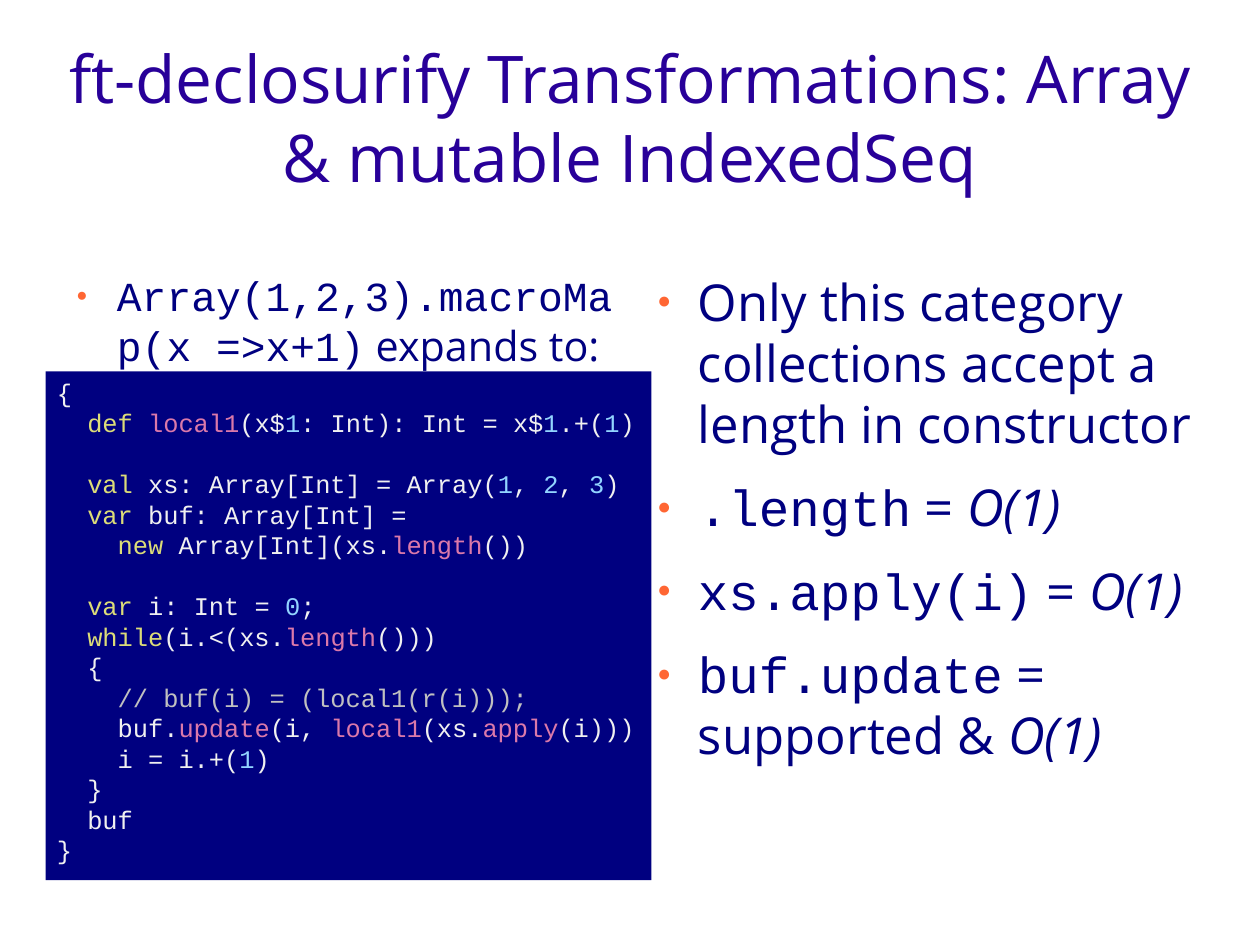
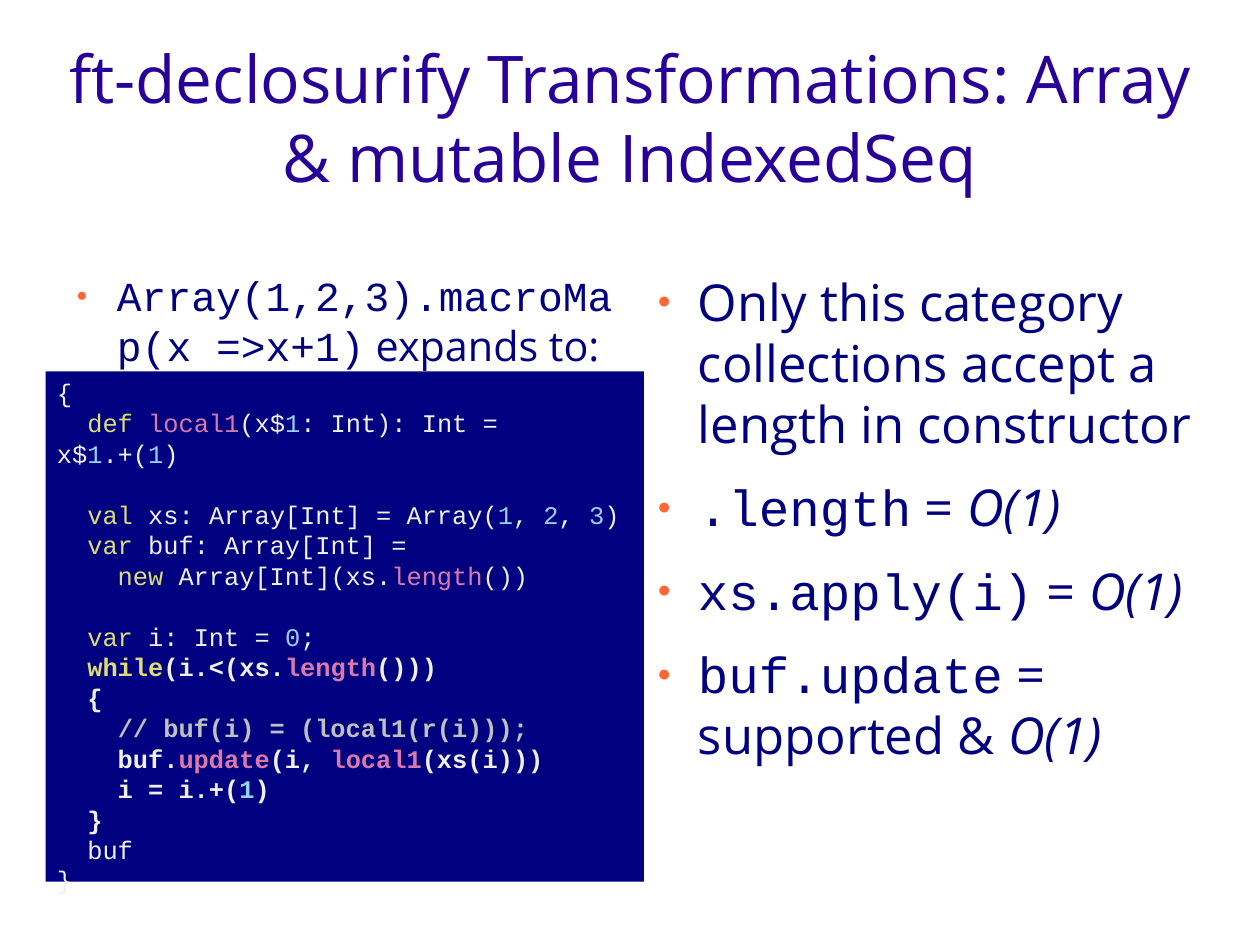
Before and after one commit to geo-kollias/msc-thesis-tex, a slide deck: slide 18 of geokollias_msc_thesis_pres.odp (slide 17 before the commit). Drawn at 1260x945 pixels with LibreOffice and Linux fonts; fonts in the diff are those of the drawing; background and template pictures are left out. Boxes give left, top, right and bottom in pixels: in the first picture for what was removed or moved away, otherwise in the second. Text is boxed around its words. In the diff, an @@ line names an element or a change of style, - is before the commit and + after.

```diff
--- a/geokollias_msc_thesis_pres.odp
+++ b/geokollias_msc_thesis_pres.odp
@@ rectangle "{": place and size @@
-rectangle "{" at [46, 372, 652, 880]
+rectangle "{" at [46, 372, 644, 882]
@@ text in rectangle at [87, 658, 528, 804]: bold on in "while(i.<(xs.length()))", "{", "// buf(i) = (local1(r(i)));", "i = i.+(1)" and 1 more places @@
@@ text in rectangle at [118, 749, 544, 774]: text changed; text colour #DB79AA to #F0F0F0; bold on @@
-buf.update(i, local1(xs.apply(i)))
+buf.update(i, local1(xs(i)))
```
Also in this commit, not shown: 21 other slides changed, 4 slides added, 2 slides removed.
